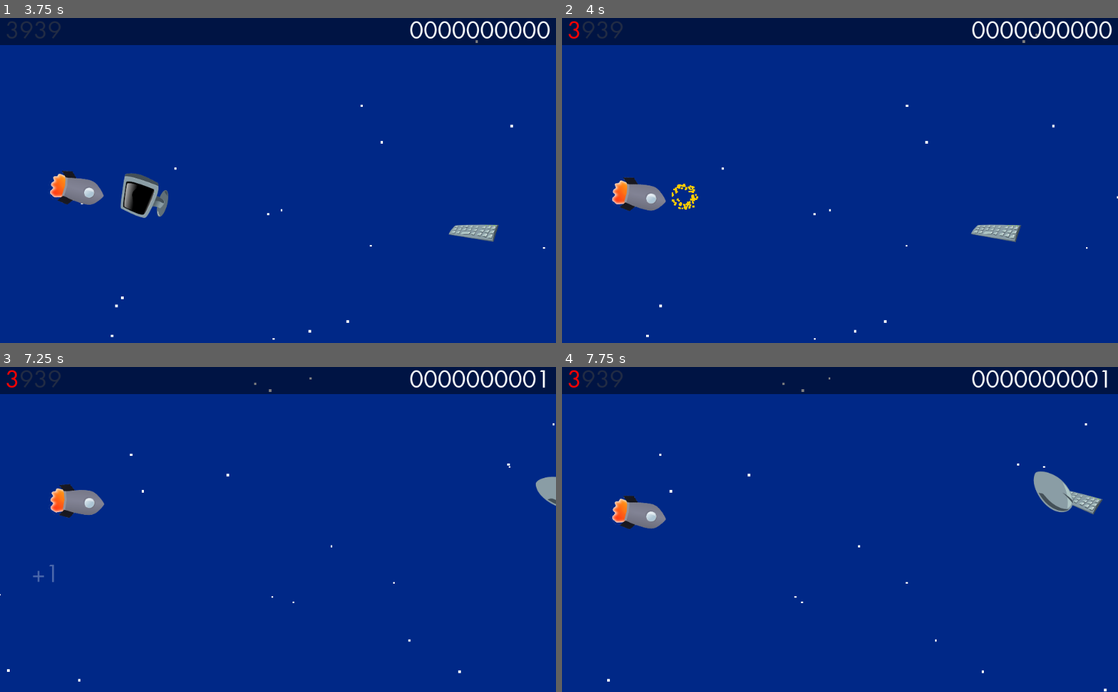
Above: before the commit, frames 1-4 (two rows, left to right).
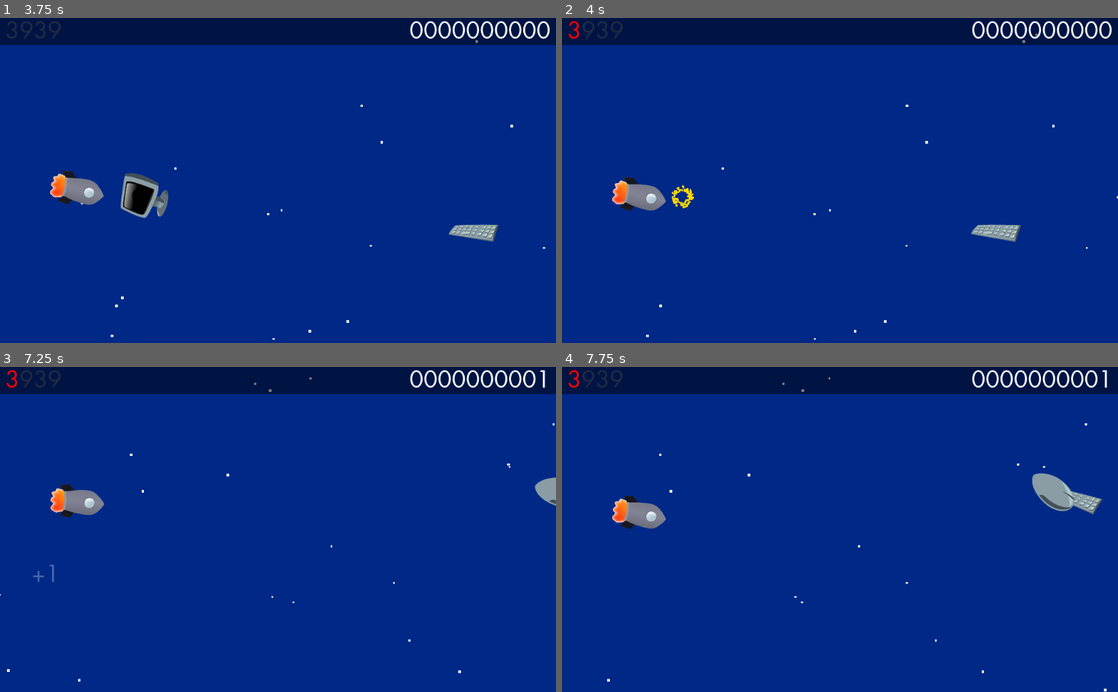
Above: after the commit, the same moments.

Repository: hinek/RocketGame
Game: Godot game, scene res://GameLoop.tscn
Same seed, same stepped clock (60 frames per second), same inputs: the game is played once before the commit and once after it.
Inputs (mouse positions are in pixels of both pictures, inside the frame that each line leads up to):
- Up to frame 1 (3.75 s): tap Enter at 0.5 s; move the mouse to (400, 164) at 0.52 s; click (400, 164) at 0.67 s; move the mouse to (166, 196) at 1.27 s; click (166, 196) at 1.42 s; move the mouse to (333, 109) at 2.02 s; click (333, 109) at 2.17 s; move the mouse to (250, 245) at 2.77 s; click (250, 245) at 2.92 s; move the mouse to (444, 229) at 3.52 s; click (444, 229) at 3.67 s
- Up to frame 2 (4 s): no input
- Up to frame 3 (7.25 s): move the mouse to (111, 480) at 4.27 s; click (111, 480) at 4.42 s; move the mouse to (305, 529) at 5.02 s; click (305, 529) at 5.17 s; move the mouse to (194, 448) at 5.77 s; click (194, 448) at 5.92 s; move the mouse to (400, 513) at 6.52 s; click (400, 513) at 6.67 s
- Up to frame 4 (7.75 s): move the mouse to (728, 545) at 7.27 s; click (728, 545) at 7.42 s

Frame 1 is identical in both runs. In frame 2, 0.2% of the frame differs, in the area x 19-25%, y 50-59%; in frame 3, less than 0.1%; in frame 4, 0.2%.

Commit message:
- better collision shapes - created by note

Diff:
--- /dev/null
+++ b/game/FooterFont.tres
@@ -0,0 +1,7 @@
+[gd_resource type="DynamicFont" load_steps=2 format=2]
+
+[ext_resource path="res://fonts/FuturaCom-Book.ttf" type="DynamicFontData" id=1]
+
+[resource]
+size = 24
+font_data = ExtResource( 1 )
--- a/game/GameLoop.gd
+++ b/game/GameLoop.gd
@@ -19,6 +19,7 @@
 func _ready():
 	create_obstacle()
 	$NextObstacleTimer.start()
+	$HUD/GameOver/CreatedBy.bbcode_text = tr("CREATEDBY")
 
 
 func create_obstacle():
@@ -64,3 +65,7 @@
 func _on_TryAgain_gui_input(event):
 	if event is InputEventMouseButton && event.pressed && event.button_index == 1 && game_over:
 		get_tree().reload_current_scene()
+
+
+func _on_CreatedBy_meta_clicked(meta):
+	OS.shell_open(meta)
--- a/game/GameLoop.tscn
+++ b/game/GameLoop.tscn
@@ -1,10 +1,11 @@
-[gd_scene load_steps=7 format=2]
+[gd_scene load_steps=8 format=2]
 
 [ext_resource path="res://HudFont.tres" type="DynamicFont" id=1]
 [ext_resource path="res://fonts/FuturaCom-Bold.ttf" type="DynamicFontData" id=2]
 [ext_resource path="res://HUD.gd" type="Script" id=3]
 [ext_resource path="res://Rocket.tscn" type="PackedScene" id=4]
 [ext_resource path="res://GameLoop.gd" type="Script" id=5]
+[ext_resource path="res://FooterFont.tres" type="DynamicFont" id=6]
 
 [sub_resource type="DynamicFont" id=1]
 size = 48
@@ -85,6 +86,16 @@
 align = 1
 valign = 1
 
+[node name="CreatedBy" type="RichTextLabel" parent="HUD/GameOver"]
+margin_left = 10.0
+margin_top = 290.0
+margin_right = 1014.0
+margin_bottom = 350.0
+custom_fonts/normal_font = ExtResource( 6 )
+bbcode_enabled = true
+bbcode_text = "CREATEDBY"
+text = "CREATEDBY"
+
 [node name="GamePaused" type="Label" parent="HUD"]
 visible = false
 margin_top = 250.0
@@ -125,4 +136,5 @@
 one_shot = true
 [connection signal="gui_input" from="HUD/Background/HealthBar" to="." method="_on_TryAgain_gui_input"]
 [connection signal="gui_input" from="HUD/GameOver/TryAgain" to="." method="_on_TryAgain_gui_input"]
+[connection signal="meta_clicked" from="HUD/GameOver/CreatedBy" to="." method="_on_CreatedBy_meta_clicked"]
 [connection signal="timeout" from="NextObstacleTimer" to="." method="_on_NextObstacleTimer_timeout"]
--- a/game/Keyboard.tscn
+++ b/game/Keyboard.tscn
@@ -1,10 +1,7 @@
-[gd_scene load_steps=4 format=2]
+[gd_scene load_steps=3 format=2]
 
 [ext_resource path="res://img/keyboard.png" type="Texture" id=1]
 [ext_resource path="res://Obstacle.gd" type="Script" id=2]
-
-[sub_resource type="RectangleShape2D" id=1]
-extents = Vector2( 40, 10 )
 
 [node name="Keyboard" type="Area2D"]
 script = ExtResource( 2 )
@@ -14,6 +11,5 @@
 scale = Vector2( 0.5, 0.5 )
 texture = ExtResource( 1 )
 
-[node name="CollisionShape2D" type="CollisionShape2D" parent="."]
-position = Vector2( -2, -2 )
-shape = SubResource( 1 )
+[node name="CollisionPolygon2D" type="CollisionPolygon2D" parent="."]
+polygon = PoolVector2Array( -48.25, 4.5, -37.75, -11.5, 40.75, -16.25, 32.5, 13 )
--- a/game/Mouse.tscn
+++ b/game/Mouse.tscn
@@ -4,18 +4,18 @@
 [ext_resource path="res://Obstacle.gd" type="Script" id=2]
 
 [sub_resource type="CapsuleShape2D" id=1]
-radius = 24.5
-height = 30.0
+radius = 21.9999
+height = 37.0001
 
 [node name="Mouse" type="Area2D"]
 script = ExtResource( 2 )
 
 [node name="Sprite" type="Sprite" parent="."]
-rotation = 0.558505
+rotation = 0.418879
 scale = Vector2( 0.5, 0.5 )
 texture = ExtResource( 1 )
 
 [node name="CollisionShape2D" type="CollisionShape2D" parent="."]
-position = Vector2( -2, 1.5 )
+position = Vector2( 1.5, 2.5 )
 rotation = 1.5708
 shape = SubResource( 1 )
--- a/game/Screen.tscn
+++ b/game/Screen.tscn
@@ -1,14 +1,7 @@
-[gd_scene load_steps=5 format=2]
+[gd_scene load_steps=3 format=2]
 
 [ext_resource path="res://img/screen.png" type="Texture" id=1]
 [ext_resource path="res://Obstacle.gd" type="Script" id=2]
-
-[sub_resource type="CircleShape2D" id=1]
-radius = 35.0
-
-[sub_resource type="CapsuleShape2D" id=2]
-radius = 7.5
-height = 29.0
 
 [node name="Screen" type="Area2D"]
 script = ExtResource( 2 )
@@ -17,11 +10,5 @@
 scale = Vector2( 0.5, 0.5 )
 texture = ExtResource( 1 )
 
-[node name="CollisionShape2D" type="CollisionShape2D" parent="."]
-position = Vector2( 0.5, -6.5 )
-shape = SubResource( 1 )
-
-[node name="CollisionShape2DFoot" type="CollisionShape2D" parent="."]
-position = Vector2( -4.5, 35.5 )
-rotation = 1.5708
-shape = SubResource( 2 )
+[node name="CollisionPolygon2D" type="CollisionPolygon2D" parent="."]
+polygon = PoolVector2Array( -29.5, -36.5, 31.25, -42.75, 36.75, -25.25, 34.5, -4, 29.5, 17.75, 21, 20.5, 5.25, 20.75, 4.25, 28.75, 19.5, 35.5, 8.25, 42.25, -16.5, 41.75, -29, 34.25, -12.25, 27.25, -13.5, 16.75, -33, 11.75, -37.75, 7 )
--- a/game/translations.csv
+++ b/game/translations.csv
@@ -2,3 +2,6 @@
 GAMEOVER,"Game Over","Game Over"
 TRYAGAIN,"Click 3939 to try again!","Klicke 3939 um es noch einmal zu versuchen!"
 UNPAUSE,"press p to unpause","Drücke p um weiterzuspielen!"
+CREATEDBY,"[right]created by [url="https://derhinek.itch.io/"]derHinek[/url]
+see [url="https://www.youtube.com/watch?v=S33MZtZu8bs&list=PLGcnWnKoNieyovbsABfIxfDE0fFZjEeC8"]how it was created[/url][/right]","[right]Ein Spiel von [url="https://derhinek.itch.io/"]Hinek[/url]
+jetzt anschauen, [url="https://www.youtube.com/watch?v=S33MZtZu8bs&list=PLGcnWnKoNieyovbsABfIxfDE0fFZjEeC8"]wie es entstand[/url][/right]"
Binary file changed: game/translations.de.translation
Binary file changed: game/translations.en.translation
